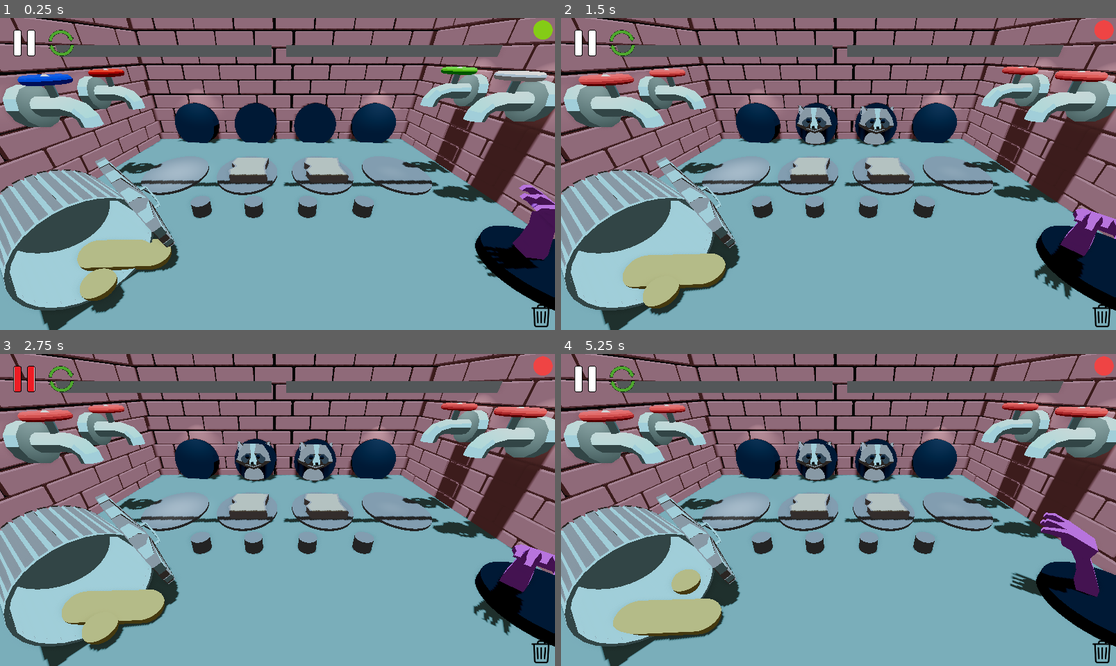
Above: before the commit, frames 1-4 (two rows, left to right).
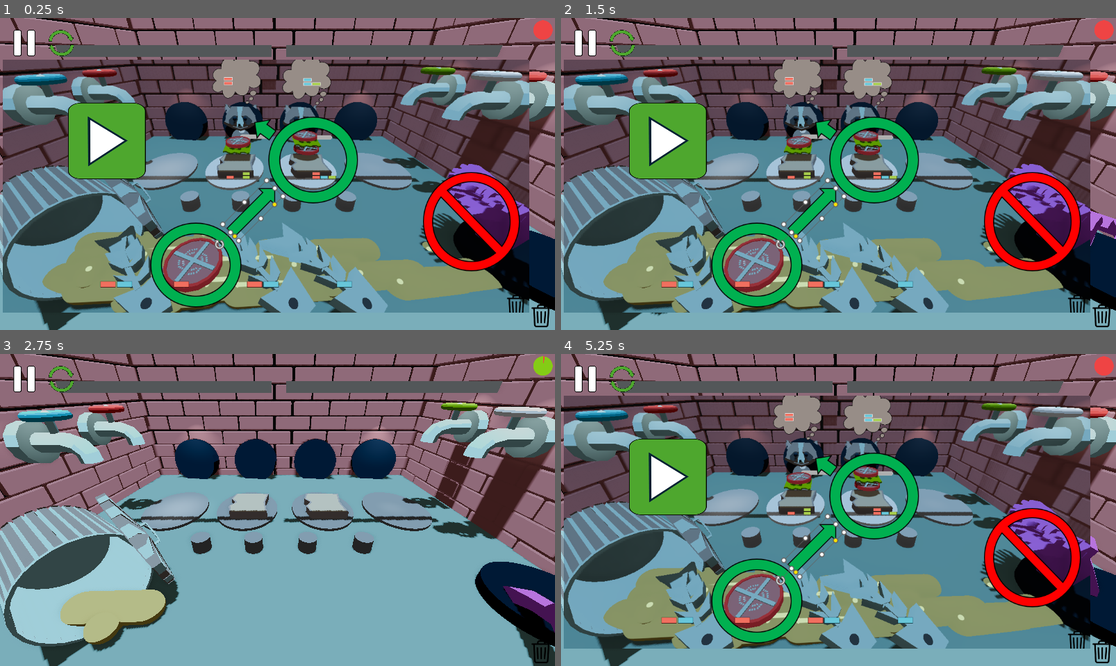
Above: after the commit, the same moments.

Repository: gabrield67/Sandwich-Shop
Game: Godot game, scene res://scenes/game_final.tscn
The game is run twice, just before and just after one commit, with the same random seed, the same clock (stepped at 60 frames per second) and the same inputs.
Inputs (mouse positions are in pixels of both pictures, inside the frame that each line leads up to; where the layout moved, square brackets give the same spot in the first picture):
- Up to frame 1 (0.25 s): no input
- Up to frame 2 (1.5 s): click (583, 42) at 0.5 s; click (622, 42) at 1.25 s
- Up to frame 3 (2.75 s): click (277, 531) [22, 378] at 2 s
- Up to frame 4 (5.25 s): click (622, 378) at 2.75 s; click (666, 475) [583, 378] at 3.5 s; click (622, 378) at 4.25 s; click (622, 378) at 5 s

The runs differ from the first frame. In frame 1, 67% of the frame differs, in the area x 0-100%, y 0-95%; in frame 2, 66%; in frame 3, 5.0%; in frame 4, 66%.

Commit message:
Added Tutorial and Sludge Sound

Diff:
--- a/scenes/Monster/monster.gd
+++ b/scenes/Monster/monster.gd
@@ -2,6 +2,7 @@
 var hand_scene = preload("res://models/monster_hand.tscn")
 var hands = [];
 var playedSound = false
+var firstAdd = true
 # Called when the node enters the scene tree for the first time.
 func _ready() -> void:
 	add_hand()
@@ -19,7 +20,10 @@
 
 func add_hand()->void:
 	var hs = hand_scene.instantiate()
-	$Monster.play()
+	if firstAdd:
+		firstAdd = false
+	else:
+		$Monster.play()
 	add_child(hs)
 	hands.push_back(hs)
 
--- a/scenes/Sauce Machine/sauce_machine.gd
+++ b/scenes/Sauce Machine/sauce_machine.gd
@@ -3,7 +3,8 @@
 
 var sauce_scene = preload("res://scenes/Ingredients/Sauce.tscn")
 
-var colors = [ Color.RED, Color.BLUE,  Color.GREEN, Color.WHITE]
+var colors =[Color(239.0/256,68.0/256,68.0/256,1),Color(6.0/268,182.0/256, 212.0/256,1),Color(132.0/256,204.0/256,22.0/256,1), Color.WHITE]
+
 var sauce_index = 0;
 var spawned = false;
 var timer = 1
--- a/scenes/UI/HUD.tscn
+++ b/scenes/UI/HUD.tscn
@@ -8,6 +8,8 @@
 [ext_resource type="Texture2D" uid="uid://dw6i7sv2xbbn5" path="res://assets/Pause.png" id="6_0qpk7"]
 [ext_resource type="Texture2D" uid="uid://csjo3m4bfhlub" path="res://assets/Pause_red.png" id="7_ucsqe"]
 [ext_resource type="Texture2D" uid="uid://jvi0ufca2i7" path="res://assets/restart.png" id="8_a0qax"]
+[ext_resource type="Texture2D" uid="uid://b0in8klafmepp" path="res://assets/Tutorial.png" id="9_gawfp"]
+[ext_resource type="Texture2D" uid="uid://dkttrcbqdtyc1" path="res://assets/Play Button.png" id="10_tohwf"]
 
 [node name="HUD" type="CanvasLayer" unique_id=1287460498]
 process_mode = 3
@@ -100,6 +102,25 @@
 ignore_texture_size = true
 stretch_mode = 0
 
+[node name="Tutorial" type="TextureButton" parent="." unique_id=2104160659]
+process_mode = 2
+offset_left = 6.0
+offset_top = 87.0
+offset_right = 1150.0
+offset_bottom = 651.0
+texture_normal = ExtResource("9_gawfp")
+
+[node name="Play" type="TextureButton" parent="." unique_id=1258364092]
+process_mode = 2
+offset_left = 141.0
+offset_top = 176.0
+offset_right = 453.0
+offset_bottom = 481.0
+scale = Vector2(0.5169752, 0.5199997)
+texture_normal = ExtResource("10_tohwf")
+
 [connection signal="pressed" from="TextureButton" to="." method="pause_click"]
 [connection signal="pressed" from="Restart" to="." method="restart_click"]
 [connection signal="pressed" from="Restart2" to="." method="restart_click"]
+[connection signal="pressed" from="Tutorial" to="." method="pause_click"]
+[connection signal="pressed" from="Play" to="." method="pause_click"]
--- a/scenes/UI/hud.gd
+++ b/scenes/UI/hud.gd
@@ -8,6 +8,7 @@
 @export var maxWaste: int = 10
 
 var isPaused = false
+var firstPause = true
 
 var debug_upgrades = false
 
@@ -16,6 +17,7 @@
 
 # Called when the node enters the scene tree for the first time.
 func _ready() -> void:
+	pause_click()
 	pass
 
 
@@ -53,9 +55,14 @@
 	if isPaused:
 		get_tree().paused = false
 		isPaused = false
+		$Tutorial.visible = false
+		$Play.visible =false
 	else:
 		get_tree().paused = true
 		isPaused = true
+		if firstPause:
+			$Tutorial.visible = true
+			firstPause = false
 
 func restart_click() -> void:
 	get_tree().reload_current_scene()
--- a/scenes/game_final.tscn
+++ b/scenes/game_final.tscn
@@ -17,6 +17,7 @@
 [ext_resource type="PackedScene" uid="uid://co3tj1g5g5g38" path="res://scenes/parameters.tscn" id="17_ldmpq"]
 [ext_resource type="PackedScene" uid="uid://bfd7ic8voya81" path="res://scenes/UI/game_timer.tscn" id="17_s2b54"]
 [ext_resource type="PackedScene" uid="uid://btcll58epxffn" path="res://scenes/UI/Loss Screen.tscn" id="17_xkgmc"]
+[ext_resource type="AudioStream" uid="uid://cbk4glf7b0n4" path="res://sounds/Garbage Sludge.ogg" id="18_xkgmc"]
 
 [sub_resource type="TorusMesh" id="TorusMesh_qosn7"]
 
@@ -135,8 +136,9 @@
 [node name="LoseSound" type="AudioStreamPlayer" parent="." unique_id=178496200]
 stream = ExtResource("6_26feh")
 
-[node name="AudioStreamPlayer" type="AudioStreamPlayer" parent="." unique_id=1534530507]
+[node name="Music" type="AudioStreamPlayer" parent="." unique_id=1534530507]
 stream = ExtResource("7_oa7co")
+volume_db = -1.0
 autoplay = true
 parameters/looping = true
 
@@ -236,3 +238,8 @@
 
 [node name="LossScreen" parent="." unique_id=1027865471 instance=ExtResource("17_xkgmc")]
 transform = Transform3D(-0.9999756, 0, 0.0069812285, 0, 1, 0, -0.0069812285, 0, -0.9999756, 0.256, 6.964, 9.162)
+
+[node name="Sludge Sound" type="AudioStreamPlayer" parent="." unique_id=1710715433]
+stream = ExtResource("18_xkgmc")
+volume_db = 1.0
+autoplay = true
Binary file added: assets/Play Button.png
Not shown, added: assets/Play Button.png.import
Binary file added: assets/Tutorial.png
Not shown, added: assets/Tutorial.png.import
Not shown, added: sounds/Garbage Sludge.ogg.import
Not shown, changed: sounds/music/rpg_brandon_morris_oga_hael_DB.ogg.import
Not shown, added: sounds/Garbage Sludge.ogg
